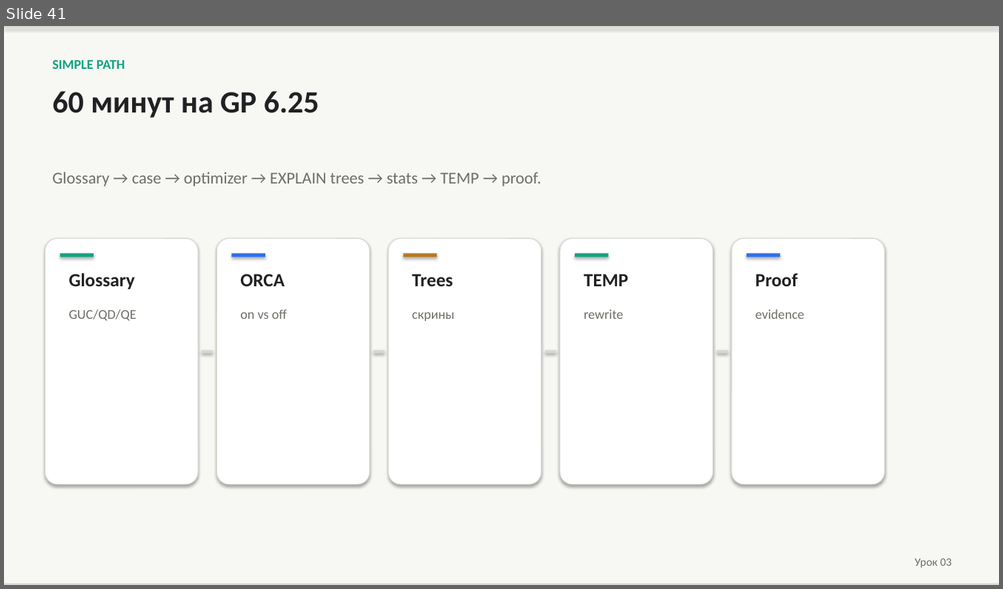
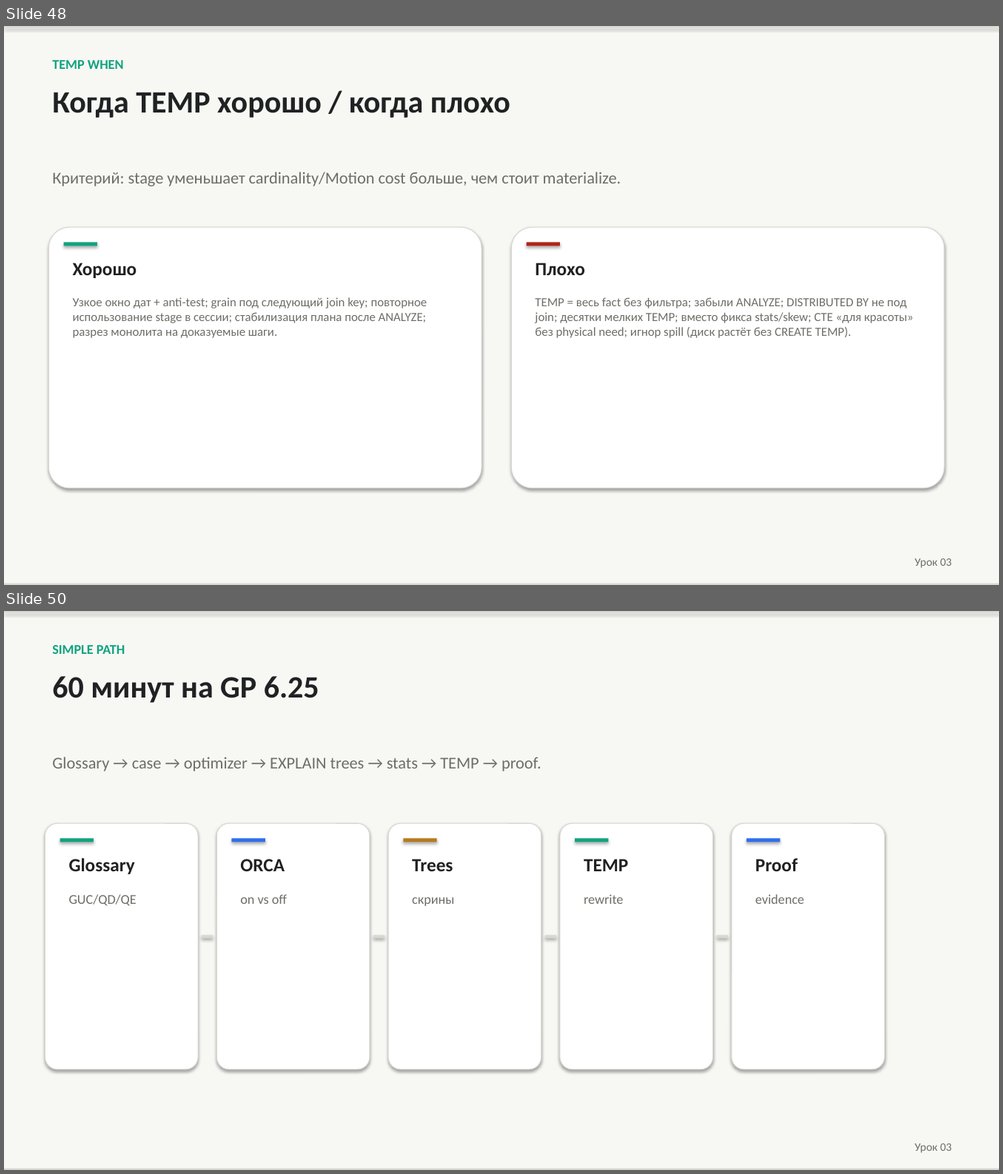
Before and after one commit to PaulKov/de-mentor, a slide deck: artifacts/greenplum-query-tuning-theory.pptx. Shown one above the other, each under a label of ours: slide 41 before the commit, slides 48 and 50 after it; the slides between them are not shown. The pictures are 1003x589 and 1003x1174 pixels, drawn with LibreOffice and Linux fonts; fonts in the diff are those of the drawing. Boxes give left, top, right and bottom in pixels: in the first picture for what was removed or moved away, otherwise in the second. Text is boxed around its words. In the diff, an @@ line names an element or a change of style, - is before the commit and + after.

```diff
--- a/artifacts/greenplum-query-tuning-theory.pptx
+++ b/artifacts/greenplum-query-tuning-theory.pptx
@@ slide 48 added at (4, 26, 999, 585), background #FFFFFF @@
@@ rectangle added at (4, 26, 999, 585), fill #F7F7F4 @@
@@ rectangle added at (4, 26, 999, 27), fill #D8D7D0 @@
@@ text added at (52, 60, 124, 69), 13 pt, text #10A37F, bold @@
+TEMP WHEN
@@ text added at (52, 92, 510, 118), 30 pt, text #202123, bold @@
+Когда TEMP хорошо / когда плохо
@@ text added at (52, 172, 621, 187), 16 pt, text #6E6E68 @@
+Критерий: stage уменьшает cardinality/Motion cost больше, чем стоит materialize.
@@ rounded rectangle added at (48, 227, 481, 488), fill #FFFFFF, outline #D8D7D0 0.75 pt @@
@@ rectangle added at (64, 242, 97, 246), fill #10A37F @@
@@ rounded rectangle added at (512, 227, 944, 488), fill #FFFFFF, outline #D8D7D0 0.75 pt @@
@@ rectangle added at (526, 242, 560, 246), fill #B42318 @@
@@ text added at (73, 263, 137, 278), 18 pt, text #202123, bold @@
+Хорошо
@@ text added at (535, 263, 584, 275), 18 pt, text #202123, bold @@
+Плохо
@@ text added at (73, 298, 427, 338), 12 pt, text #6E6E68 @@
+Узкое окно дат + anti-test; grain под следующий join key; повторное использование stage в сессии; стабилизация плана после ANALYZE; разрез монолита на доказуемые шаги.
@@ text added at (535, 298, 913, 338), 12 pt, text #6E6E68 @@
+TEMP = весь fact без фильтра; забыли ANALYZE; DISTRIBUTED BY не под join; десятки мелких TEMP; вместо фикса stats/skew; CTE «для красоты» без physical need; игнор spill (диск растёт без CREATE TEMP).
@@ text added at (914, 559, 952, 568), 11 pt, text #6E6E68 @@
+Урок 03
@@ rectangle added at (4, 584, 999, 585), fill #D8D7D0 @@
@@ what was slide 41 is now slide 50 @@
```
Also in this commit, not shown: 2 slides changed, 10 other slides added, 2 slides removed, 33 other files.
